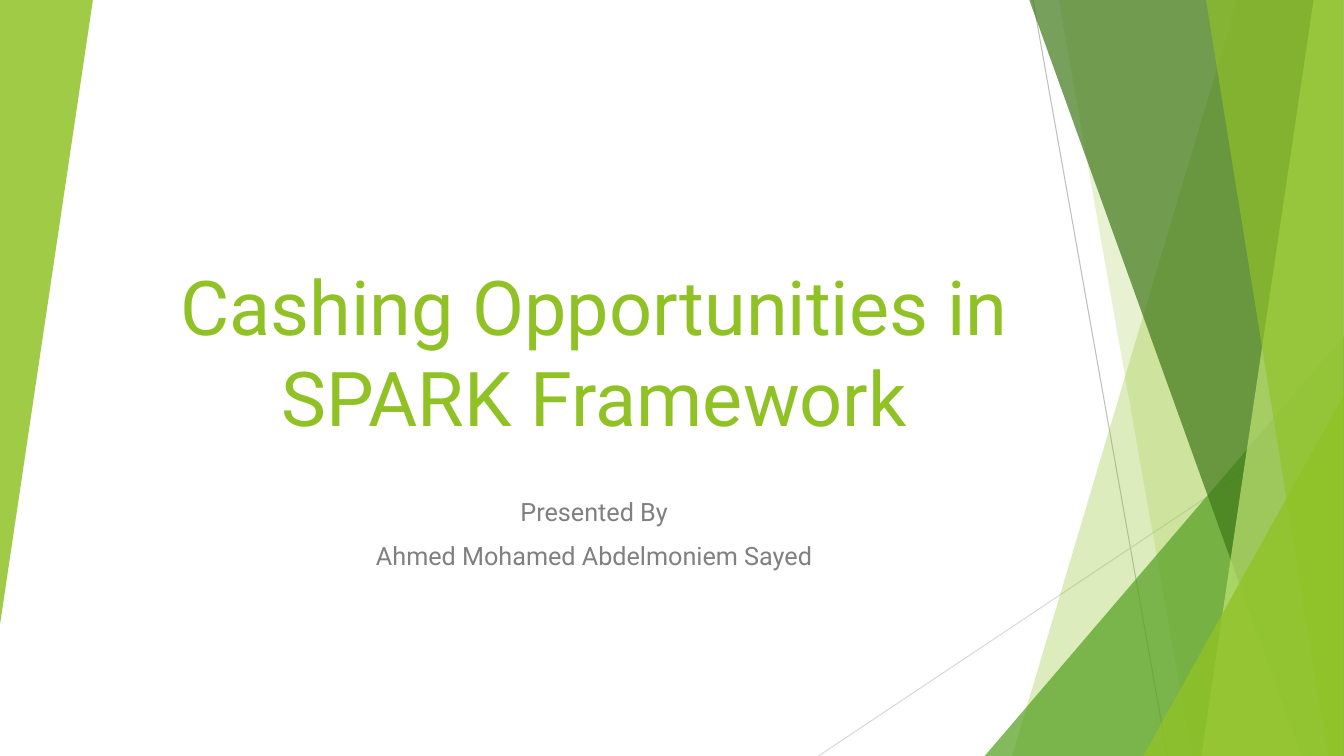
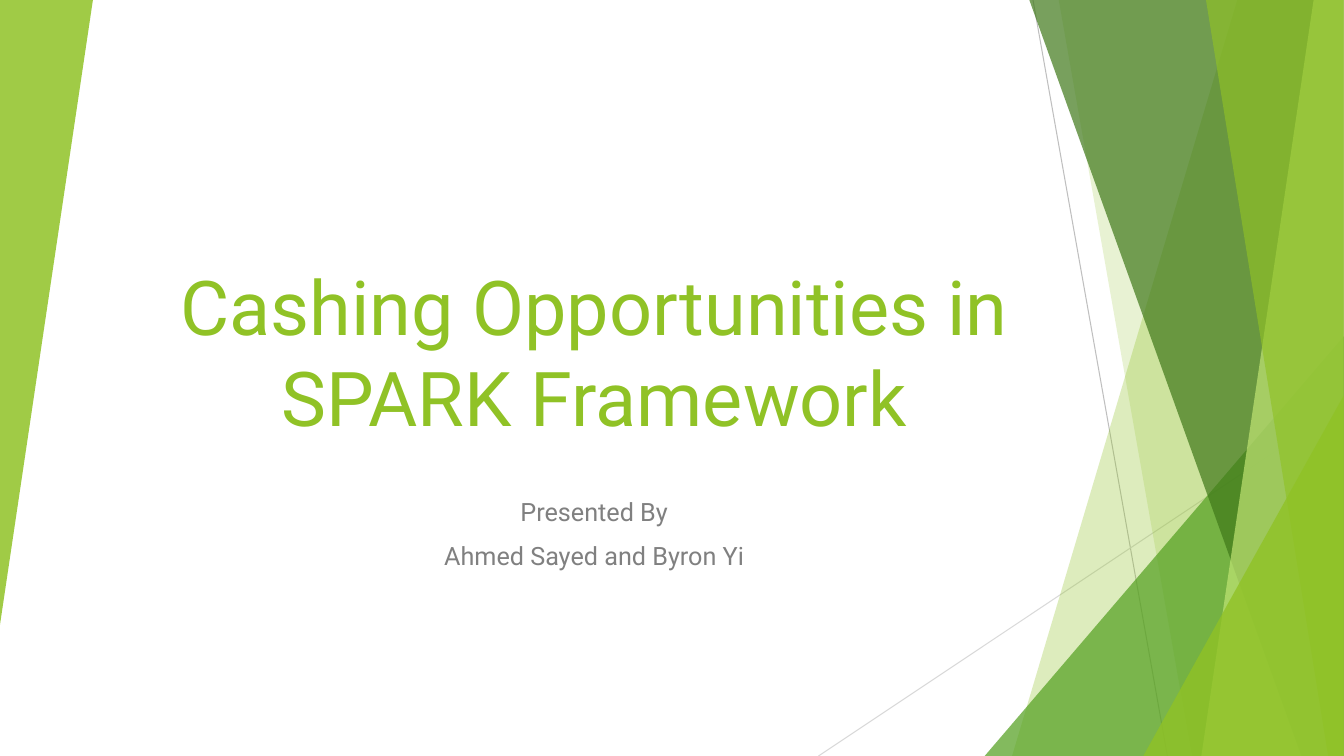
Before and after one commit to ahmedcs/COMP6611B, a slide deck: slide 1 of COMP6611B-Final-Presentation.pptx. Drawn at 1344x756 pixels with LibreOffice and Linux fonts; fonts in the diff are those of the drawing. Boxes give left, top, right and bottom in pixels: in the first picture for what was removed or moved away, otherwise in the second. Text is boxed around its words. In the diff, an @@ line names an element or a change of style, - is before the commit and + after.

```diff
--- a/COMP6611B-Final-Presentation.pptx
+++ b/COMP6611B-Final-Presentation.pptx
@@ subtitle at box(444, 546, 744, 571): text changed @@
-Ahmed Mohamed Abdelmoniem Sayed
+Ahmed Sayed and Byron Yi
```
Also in this commit, not shown: 7 other slides changed.
